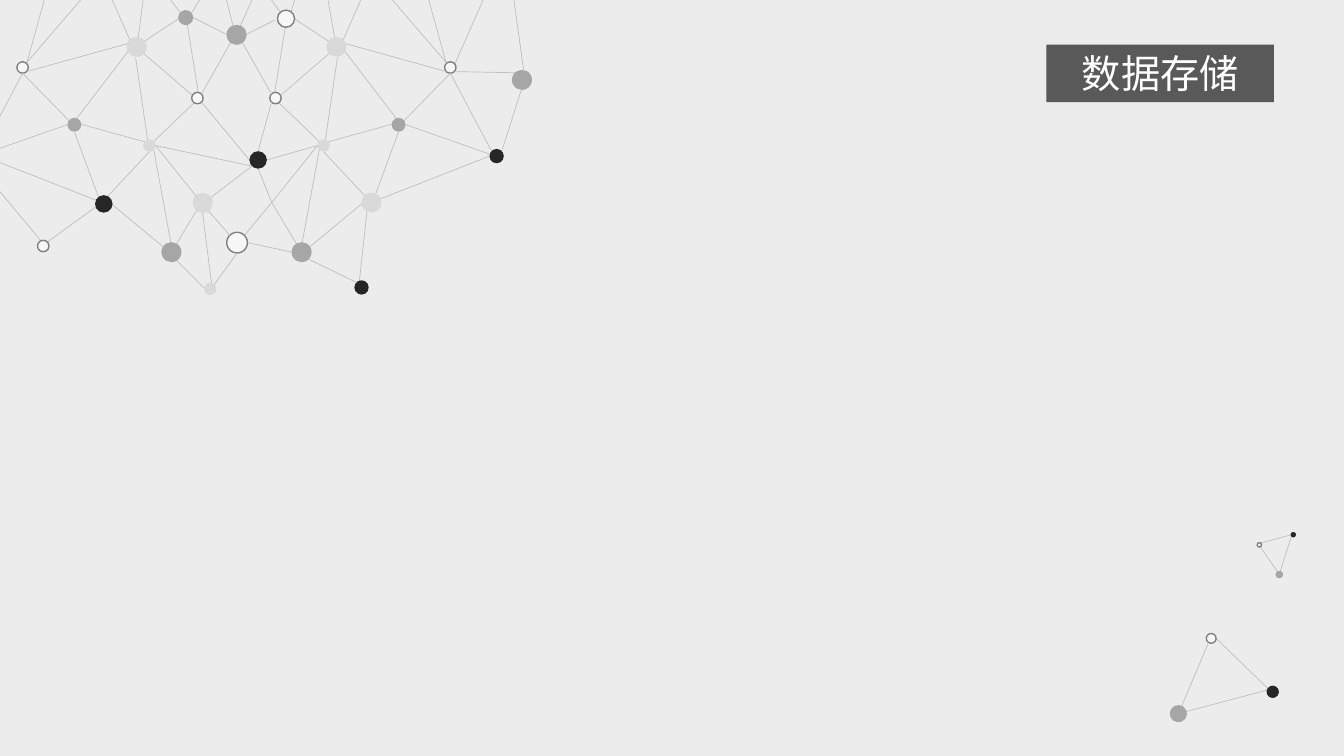
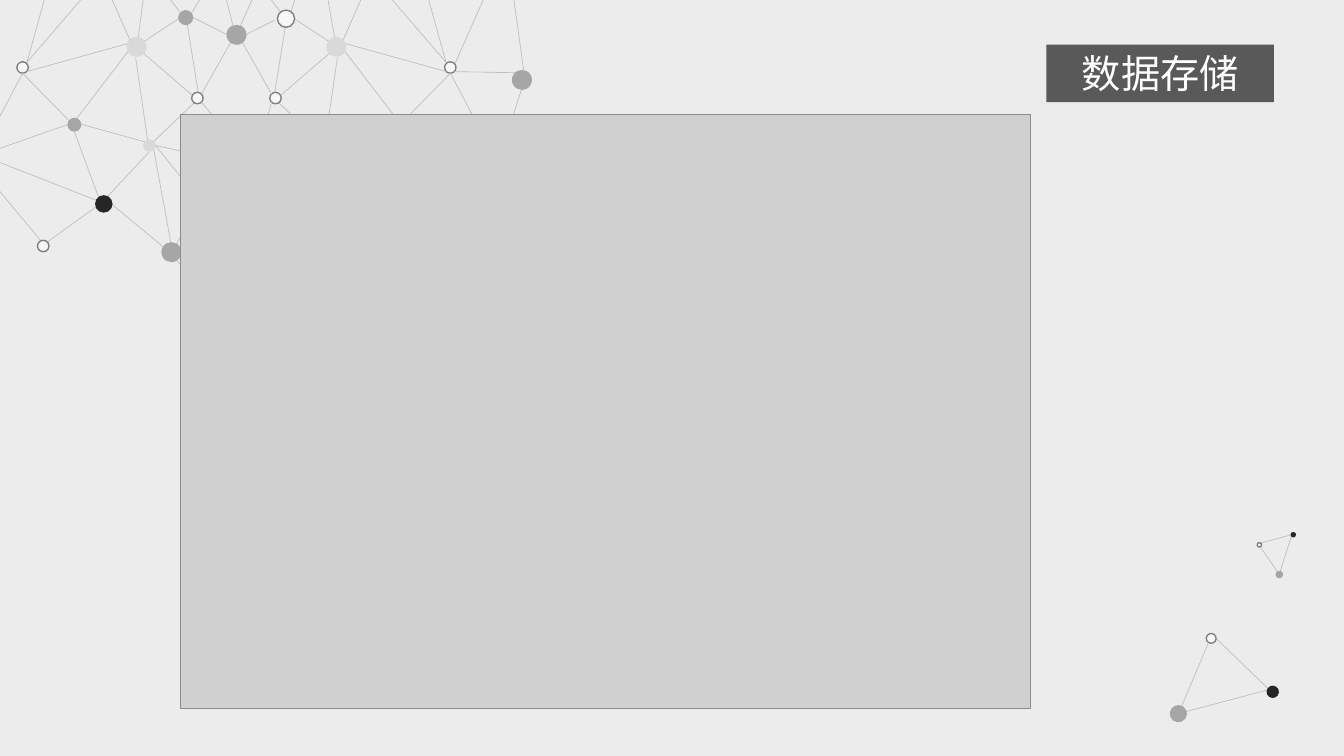
Before and after one commit to ShenQingchuan/Parkinglot-App, a slide deck: slide 11 of Parking Guide.pptx. Drawn at 1344x756 pixels with LibreOffice and Linux fonts; fonts in the diff are those of the drawing; grey boxes stand for pictures. Boxes give left, top, right and bottom in pixels: in the first picture for what was removed or moved away, otherwise in the second. Text is boxed around its words. In the diff, an @@ line names an element or a change of style, - is before the commit and + after.

```diff
--- a/Parking Guide.pptx
+++ b/Parking Guide.pptx
@@ picture added at (180,115,1031,709) @@
@@ ellipse removed at (392,118,406,132) @@
@@ line removed from (318, 145) to (267, 160) @@
@@ line removed from (318, 145) to (272, 203) @@
@@ ellipse removed at (318,139,330,151) @@
@@ line removed from (395, 123) to (324, 143) @@
@@ line removed from (373, 203) to (398, 132) @@
@@ line removed from (401, 123) to (493, 155) @@
@@ ellipse removed at (490,149,504,163) @@
@@ line removed from (204, 204) to (252, 166) @@
@@ ellipse removed at (249,151,266,168) @@
@@ line removed from (272, 203) to (258, 168) @@
@@ line removed from (320, 150) to (300, 250) @@
@@ line removed from (371, 203) to (324, 152) @@
@@ line removed from (490, 156) to (371, 203) @@
@@ ellipse removed at (193,193,213,213) @@
@@ line removed from (202, 203) to (230, 235) @@
@@ line removed from (202, 203) to (212, 286) @@
@@ line removed from (272, 203) to (245, 235) @@
@@ line removed from (299, 248) to (272, 203) @@
@@ line removed from (363, 203) to (302, 253) @@
@@ line removed from (368, 203) to (359, 286) @@
@@ ellipse removed at (362,193,382,213) @@
@@ ellipse removed at (227,232,248,253) @@
@@ line removed from (211, 289) to (237, 253) @@
@@ line removed from (291, 252) to (240, 241) @@
@@ ellipse removed at (291,242,312,262) @@
@@ line removed from (302, 256) to (360, 284) @@
@@ ellipse removed at (205,282,217,294) @@
@@ ellipse removed at (355,280,369,294) @@
```
Also in this commit, not shown: 5 slides removed, 1 other file.
